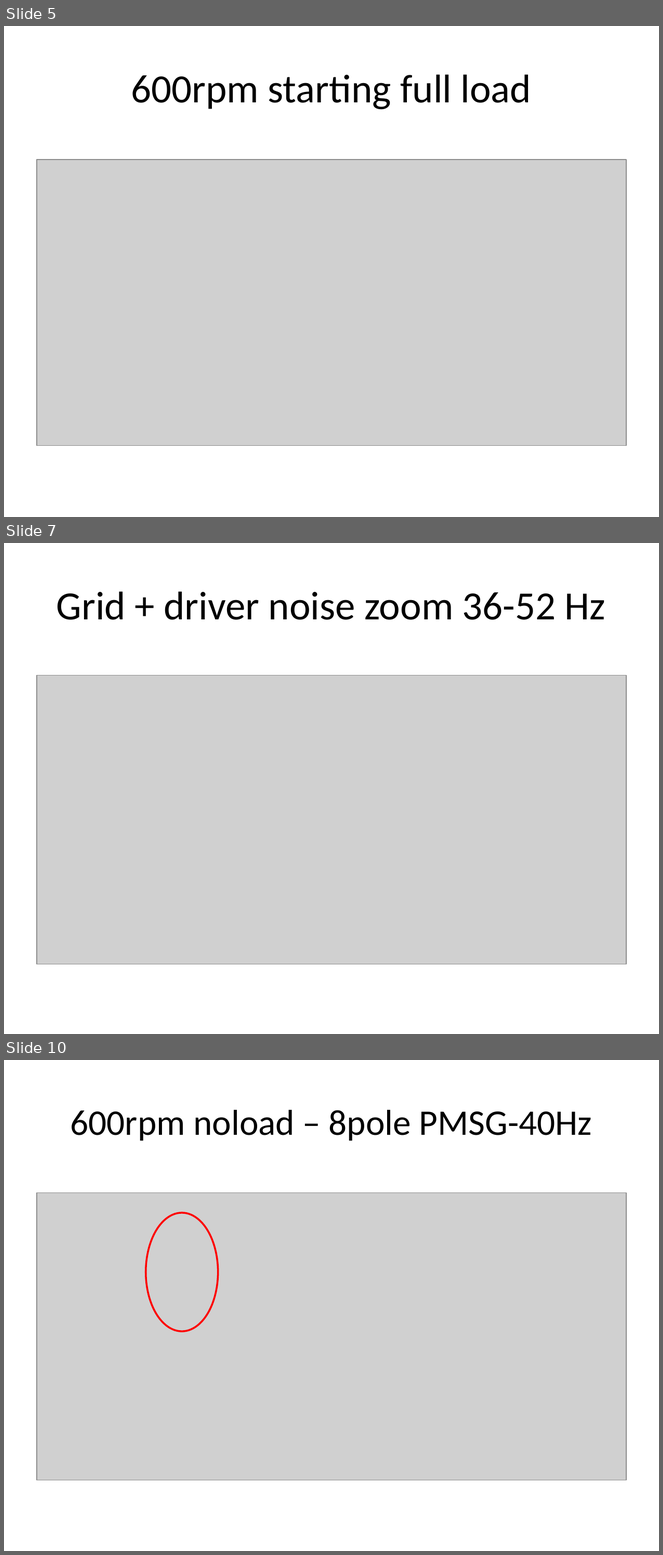
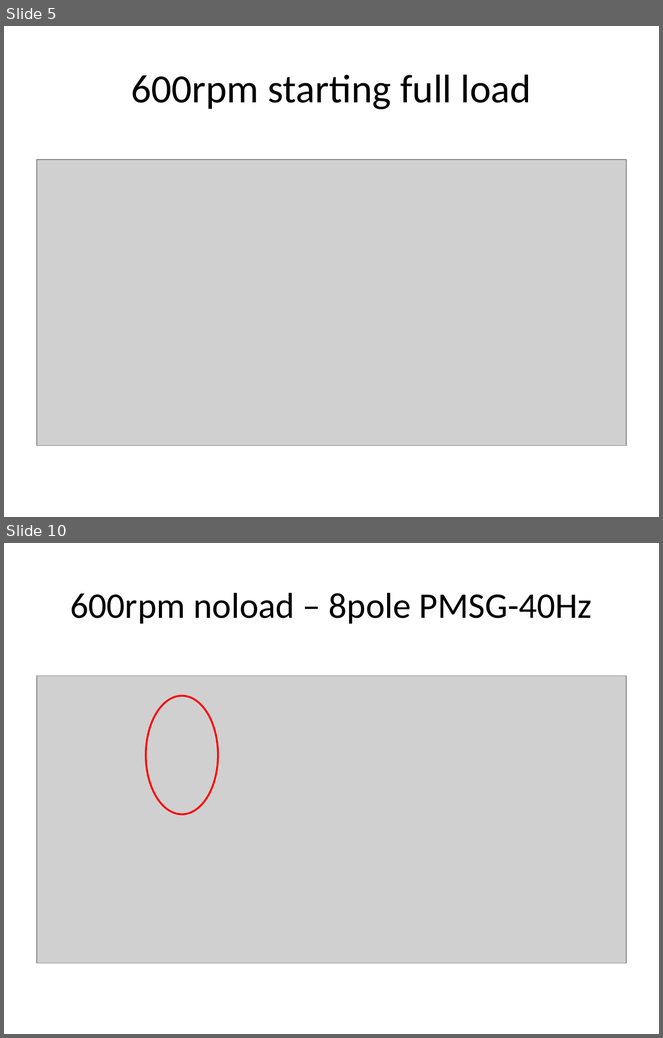
Before and after one commit to SerhatOzkucuk/PhD-Works, a slide deck: Parameter Estimation Works/SerhatServoAutoTune_RuzgemSetup/MATLAB_Disturbance_analysis_RuzgemData/FFT analysis - outcomes.pptx. Shown one above the other, each under a label of ours: slides 5, 7 and 10 before the commit, slides 5 and 10 after it; the slides between them are not shown. The pictures are 663x1555 and 663x1038 pixels, drawn with LibreOffice and Linux fonts; fonts in the diff are those of the drawing; grey boxes stand for pictures. Boxes give left, top, right and bottom in pixels: in the first picture for what was removed or moved away, otherwise in the second. Text is boxed around its words. In the diff, an @@ line names an element or a change of style, - is before the commit and + after.

```diff
--- a/Parameter Estimation Works/SerhatServoAutoTune_RuzgemSetup/MATLAB_Disturbance_analysis_RuzgemData/FFT analysis - outcomes.pptx
+++ b/Parameter Estimation Works/SerhatServoAutoTune_RuzgemSetup/MATLAB_Disturbance_analysis_RuzgemData/FFT analysis - outcomes.pptx
@@ slide 7 removed at (4, 543, 659, 1034), background #FFFFFF @@
@@ title removed at (57, 591, 606, 620) @@
-Grid + driver noise zoom 36-52 Hz
@@ picture removed at (37, 676, 626, 964) @@
```
Also in this commit, not shown: 4 slides changed, 11 slides added, 2 other slides removed, 2 other files.
